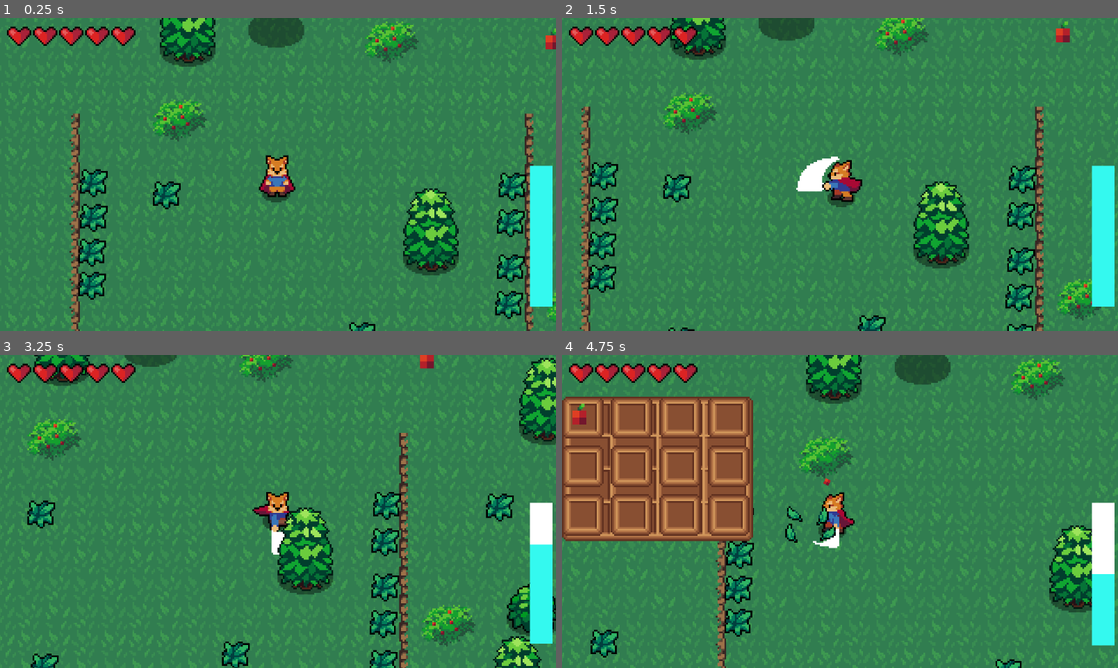
Above: before the commit, frames 1-4 (two rows, left to right).
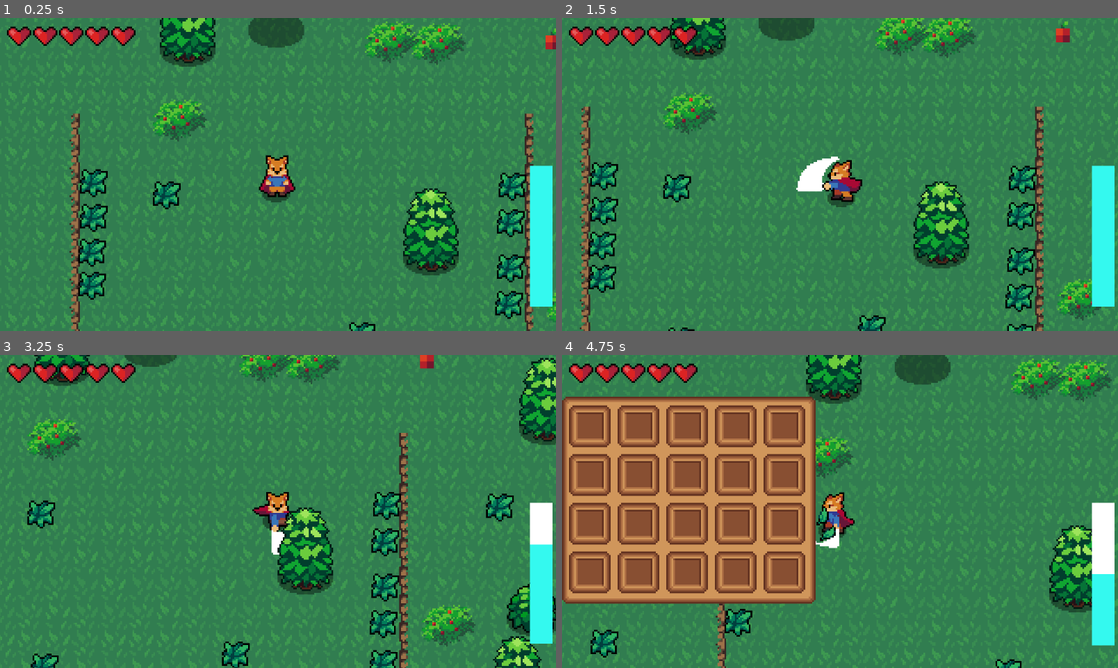
Above: after the commit, the same moments.

Repository: KimmelDevs/Stones
Game: Godot game, scene res://World/world.tscn
Same seed, same stepped clock (60 frames per second), same inputs: the game is played once before the commit and once after it.
Inputs (mouse positions are in pixels of both pictures, inside the frame that each line leads up to):
- Up to frame 1 (0.25 s): no input
- Up to frame 2 (1.5 s): tap Enter at 0.5 s; move the mouse to (962, 158) at 0.52 s; hold D (move_right) 0.53-1.28 s; tap E (Pick) at 0.6 s; click (962, 158) at 0.8 s; move the mouse to (728, 190) at 1.27 s; hold S (move_down) from 1.28 s (still down); click (728, 190) at 1.35 s
- Up to frame 3 (3.25 s): tap Space (roll) at 1.55, 2.1 s; move the mouse to (333, 442) at 2.02 s; release S (move_down) at 2.03 s; hold D (move_right) 2.03-2.78 s; tap E (Pick) at 2.3 s; move the mouse to (250, 574) at 2.77 s; hold W (move_up) from 2.78 s (still down); tap H (Hide) at 2.85 s; click (250, 574) at 3.05 s
- Up to frame 4 (4.75 s): move the mouse to (1006, 558) at 3.52 s; release W (move_up) at 3.53 s; hold A (move_left) from 3.53 s (still down); tap E (Pick) at 3.6, 4.55 s; tap Space (roll) at 3.8 s; tap I (Inventory) at 4.15 s; move the mouse to (673, 464) at 4.27 s; click (673, 464) at 4.35 s

The runs differ from the first frame. In frame 1, 0.7% of the frame differs, in the area x 74-84%, y 1-16%; in frame 2, 0.7%; in frame 3, 0.5%; in frame 4, 24%, in the area x 0-99%, y 1-80%.

Commit message:
fixed bush prioritization

Diff:
--- a/Effects/bat_death.gd
+++ b/Effects/bat_death.gd
@@ -1,7 +1,21 @@
 extends Node2D
+
+@onready var drop_wings_scene = preload("res://Enemies/EnemyDrops/bat_wings.tscn")
+@onready var drop_head_scene = preload("res://Enemies/EnemyDrops/bat_head.tscn")
 
 func _ready() -> void:
 	$AnimatedSprite2D.play("Animate")
 
 func _on_animated_sprite_2d_animation_finished() -> void:
+	# Spawn bat wings
+	var wings_instance = drop_wings_scene.instantiate()
+	wings_instance.global_position = global_position
+	get_parent().add_child(wings_instance)
+
+	# Spawn bat head
+	var head_instance = drop_head_scene.instantiate()
+	head_instance.global_position = global_position
+	get_parent().add_child(head_instance)
+
+	# Remove this node
 	queue_free()
--- /dev/null
+++ b/Enemies/EnemyDrops/BatHead.tres
@@ -0,0 +1,10 @@
+[gd_resource type="Resource" script_class="InvItem" load_steps=3 format=3 uid="uid://3ksal4dwua65"]
+
+[ext_resource type="Script" uid="uid://uwnnphlcerum" path="res://Inventory/inventoryItem.gd" id="1_hb7oy"]
+[ext_resource type="Texture2D" uid="uid://5vern3glw231" path="res://Inventory/textures/batHead.png" id="2_hn2fn"]
+
+[resource]
+script = ExtResource("1_hb7oy")
+name = "Bat Head"
+texture = ExtResource("2_hn2fn")
+metadata/_custom_type_script = "uid://uwnnphlcerum"
--- /dev/null
+++ b/Enemies/EnemyDrops/BatWings.tres
@@ -0,0 +1,10 @@
+[gd_resource type="Resource" script_class="InvItem" load_steps=3 format=3 uid="uid://d1wrka4hm04j"]
+
+[ext_resource type="Script" uid="uid://uwnnphlcerum" path="res://Inventory/inventoryItem.gd" id="1_54ruh"]
+[ext_resource type="Texture2D" uid="uid://w3qvrn4m8ygt" path="res://Inventory/textures/BatWings.png" id="2_lkodr"]
+
+[resource]
+script = ExtResource("1_54ruh")
+name = "Bat Wings"
+texture = ExtResource("2_lkodr")
+metadata/_custom_type_script = "uid://uwnnphlcerum"
--- /dev/null
+++ b/Enemies/EnemyDrops/bat_head.tscn
@@ -0,0 +1,24 @@
+[gd_scene load_steps=5 format=3 uid="uid://cwe4a4dqm40ik"]
+
+[ext_resource type="Script" uid="uid://bl2d7842bmcua" path="res://Collectables.gd" id="1_4ph2y"]
+[ext_resource type="Resource" uid="uid://3ksal4dwua65" path="res://Enemies/EnemyDrops/BatHead.tres" id="2_woak2"]
+[ext_resource type="Texture2D" uid="uid://5vern3glw231" path="res://Inventory/textures/batHead.png" id="3_4ph2y"]
+
+[sub_resource type="CircleShape2D" id="CircleShape2D_gtoj2"]
+radius = 14.0357
+
+[node name="BatHead" type="StaticBody2D"]
+script = ExtResource("1_4ph2y")
+item = ExtResource("2_woak2")
+
+[node name="Sprite2D" type="Sprite2D" parent="."]
+texture = ExtResource("3_4ph2y")
+
+[node name="interactable_area" type="Area2D" parent="."]
+collision_mask = 66
+
+[node name="CollisionShape2D" type="CollisionShape2D" parent="interactable_area"]
+position = Vector2(1, 1)
+shape = SubResource("CircleShape2D_gtoj2")
+
+[connection signal="body_entered" from="interactable_area" to="." method="_on_interactable_area_body_entered"]
--- /dev/null
+++ b/Enemies/EnemyDrops/bat_wings.tscn
@@ -0,0 +1,24 @@
+[gd_scene load_steps=5 format=3 uid="uid://kj1fghk60err"]
+
+[ext_resource type="Script" uid="uid://bl2d7842bmcua" path="res://Collectables.gd" id="1_1w30g"]
+[ext_resource type="Resource" uid="uid://d1wrka4hm04j" path="res://Enemies/EnemyDrops/BatWings.tres" id="2_dmkvs"]
+[ext_resource type="Texture2D" uid="uid://w3qvrn4m8ygt" path="res://Inventory/textures/BatWings.png" id="3_umhva"]
+
+[sub_resource type="CircleShape2D" id="CircleShape2D_dmkvs"]
+radius = 14.0357
+
+[node name="BatWings" type="StaticBody2D"]
+script = ExtResource("1_1w30g")
+item = ExtResource("2_dmkvs")
+
+[node name="Sprite2D" type="Sprite2D" parent="."]
+texture = ExtResource("3_umhva")
+
+[node name="interactable_area" type="Area2D" parent="."]
+collision_mask = 66
+
+[node name="CollisionShape2D" type="CollisionShape2D" parent="interactable_area"]
+position = Vector2(1, 1)
+shape = SubResource("CircleShape2D_dmkvs")
+
+[connection signal="body_entered" from="interactable_area" to="." method="_on_interactable_area_body_entered"]
--- a/Inventory/inv_ui.tscn
+++ b/Inventory/inv_ui.tscn
@@ -14,8 +14,8 @@
 
 [node name="NinePatchRect" type="NinePatchRect" parent="."]
 layout_mode = 0
-offset_right = 110.0
-offset_bottom = 83.0
+offset_right = 146.0
+offset_bottom = 119.0
 texture = ExtResource("2_ltxgc")
 patch_margin_left = 6
 patch_margin_top = 6
@@ -24,9 +24,11 @@
 
 [node name="GridContainer" type="GridContainer" parent="NinePatchRect"]
 layout_mode = 0
-offset_right = 108.0
-offset_bottom = 80.0
-columns = 4
+offset_left = 4.0
+offset_top = 5.0
+offset_right = 140.0
+offset_bottom = 113.0
+columns = 5
 
 [node name="Inv_UI_Slot1" parent="NinePatchRect/GridContainer" instance=ExtResource("2_actet")]
 layout_mode = 2
@@ -63,3 +65,27 @@
 
 [node name="Inv_UI_Slot12" parent="NinePatchRect/GridContainer" instance=ExtResource("2_actet")]
 layout_mode = 2
+
+[node name="Inv_UI_Slot13" parent="NinePatchRect/GridContainer" instance=ExtResource("2_actet")]
+layout_mode = 2
+
+[node name="Inv_UI_Slot14" parent="NinePatchRect/GridContainer" instance=ExtResource("2_actet")]
+layout_mode = 2
+
+[node name="Inv_UI_Slot15" parent="NinePatchRect/GridContainer" instance=ExtResource("2_actet")]
+layout_mode = 2
+
+[node name="Inv_UI_Slot16" parent="NinePatchRect/GridContainer" instance=ExtResource("2_actet")]
+layout_mode = 2
+
+[node name="Inv_UI_Slot17" parent="NinePatchRect/GridContainer" instance=ExtResource("2_actet")]
+layout_mode = 2
+
+[node name="Inv_UI_Slot18" parent="NinePatchRect/GridContainer" instance=ExtResource("2_actet")]
+layout_mode = 2
+
+[node name="Inv_UI_Slot19" parent="NinePatchRect/GridContainer" instance=ExtResource("2_actet")]
+layout_mode = 2
+
+[node name="Inv_UI_Slot20" parent="NinePatchRect/GridContainer" instance=ExtResource("2_actet")]
+layout_mode = 2
--- a/Inventory/inv_ui_slot.tscn
+++ b/Inventory/inv_ui_slot.tscn
@@ -25,7 +25,6 @@
 layout_mode = 2
 
 [node name="ItemDisplay" type="Sprite2D" parent="CenterContainer/Panel"]
-offset = Vector2(-4, -5)
 
 [node name="Label" type="Label" parent="CenterContainer/Panel"]
 layout_mode = 0
--- a/Inventory/playerinventory.tres
+++ b/Inventory/playerinventory.tres
@@ -63,7 +63,52 @@
 amount = 0
 metadata/_custom_type_script = "uid://dbkh5tlw3gq8c"
 
+[sub_resource type="Resource" id="Resource_7uf4i"]
+script = ExtResource("2_7uf4i")
+amount = 0
+metadata/_custom_type_script = "uid://dbkh5tlw3gq8c"
+
+[sub_resource type="Resource" id="Resource_otoat"]
+script = ExtResource("2_7uf4i")
+amount = 0
+metadata/_custom_type_script = "uid://dbkh5tlw3gq8c"
+
+[sub_resource type="Resource" id="Resource_ka4bu"]
+script = ExtResource("2_7uf4i")
+amount = 0
+metadata/_custom_type_script = "uid://dbkh5tlw3gq8c"
+
+[sub_resource type="Resource" id="Resource_ko313"]
+script = ExtResource("2_7uf4i")
+amount = 0
+metadata/_custom_type_script = "uid://dbkh5tlw3gq8c"
+
+[sub_resource type="Resource" id="Resource_qqc7r"]
+script = ExtResource("2_7uf4i")
+amount = 0
+metadata/_custom_type_script = "uid://dbkh5tlw3gq8c"
+
+[sub_resource type="Resource" id="Resource_l52to"]
+script = ExtResource("2_7uf4i")
+amount = 0
+metadata/_custom_type_script = "uid://dbkh5tlw3gq8c"
+
+[sub_resource type="Resource" id="Resource_h6vf5"]
+script = ExtResource("2_7uf4i")
+amount = 0
+metadata/_custom_type_script = "uid://dbkh5tlw3gq8c"
+
+[sub_resource type="Resource" id="Resource_ikpd5"]
+script = ExtResource("2_7uf4i")
+amount = 0
+metadata/_custom_type_script = "uid://dbkh5tlw3gq8c"
+
+[sub_resource type="Resource" id="Resource_0ao2e"]
+script = ExtResource("2_7uf4i")
+amount = 0
+metadata/_custom_type_script = "uid://dbkh5tlw3gq8c"
+
 [resource]
 script = ExtResource("3_wq1fa")
-slots = Array[ExtResource("2_7uf4i")]([SubResource("Resource …(309 unchanged characters)… e_cmtkm"), SubResource("Resource_1sk44")])
+slots = Array[ExtResource("2_7uf4i")]([SubResource("Resource …(309 unchanged characters)… e_cmtkm"), SubResource("Resource_1sk44"), SubResource("Resource_7uf4i"), SubResource("Resource_otoat"), SubResource("Resource_ka4bu"), SubResource("Resource_ko313"), SubResource("Resource_qqc7r"), SubResource("Resource_l52to"), SubResource("Resource_h6vf5"), SubResource("Resource_ikpd5"), SubResource("Resource_0ao2e")])
 metadata/_custom_type_script = "uid://bf38umhy5vg6f"
--- a/Player/player.gd
+++ b/Player/player.gd
@@ -4,10 +4,8 @@
 @export var SPEED: float = 100.0
 @export var ROLL_SPEED: float = 200.0
 @export var ROLL_DURATION: float = 0.5
-@export var ATTACK_DURATION: float = 0.4 # Attack time in seconds
-
+@export var ATTACK_DURATION: float = 0.4
 @export var Inv: Inv
-
 
 # --- State Variables ---
 var last_direction := "down"
@@ -28,11 +26,6 @@
 func _ready():
 	stats.connect("no_health", Callable(self, "queue_free"))
 
-	if not animation_player:
-		push_error("No AnimationPlayer node found at $AnimationPlayer")
-	if not sword_hitbox:
-		push_error("No HitBox node found at $Marker2D/HitBox")
-
 func _physics_process(delta: float) -> void:
 	# --- Handle attack duration ---
 	if is_attacking:
@@ -41,12 +34,18 @@
 			is_attacking = false
 			can_move = true
 			play_idle_animation()
-		return # Stop everything else while attacking
+		return
 
 	# --- Attack Input ---
 	if Input.is_action_just_pressed("attack") and not is_attacking and not is_rolling:
 		start_attack()
 		return
+
+	# --- Pick Input ---
+	if Input.is_action_just_pressed("Pick"):
+		var nearest = get_nearest_bush()
+		if nearest:
+			nearest.drop_berry(self)
 
 	# --- Movement Input ---
 	var input_vector := Vector2.ZERO
@@ -92,6 +91,23 @@
 	else:
 		play_idle_animation()
 
+# --- Get nearest bush (only with berries) ---
+func get_nearest_bush() -> Node:
+	var bushes = get_tree().get_nodes_in_group("berry_bush")
+	var nearest_bush = null
+	var nearest_dist = INF
+	var pick_range = 32 # Max distance to pick
+
+	for bush in bushes:
+		if bush.state != "berries": # Skip bushes with no berries
+			continue
+		var dist = bush.global_position.distance_to(global_position)
+		if dist < nearest_dist and dist <= pick_range:
+			nearest_bush = bush
+			nearest_dist = dist
+
+	return nearest_bush
+
 # --- Start a Roll ---
 func start_roll(input_vector: Vector2) -> void:
 	is_rolling = true
@@ -107,7 +123,6 @@
 			"up":    roll_direction = Vector2.UP
 			"down":  roll_direction = Vector2.DOWN
 
-	# Update last_direction for animations
 	if roll_direction.x > 0:
 		last_direction = "right"
 	elif roll_direction.x < 0:
@@ -117,12 +132,9 @@
 	elif roll_direction.y > 0:
 		last_direction = "down"
 
-	# Play roll animation
 	var anim_name = "roll_" + last_direction
 	if animation_player.has_animation(anim_name):
 		animation_player.play(anim_name)
-	else:
-		print("Missing roll animation:", anim_name)
 
 # --- Start an Attack ---
 func start_attack() -> void:
@@ -130,7 +142,6 @@
 	can_move = false
 	attack_timer = ATTACK_DURATION
 
-	# Aim based on mouse position
 	var mouse_pos = get_global_mouse_position()
 	var dir_vector = (mouse_pos - global_position).normalized()
 
@@ -139,15 +150,11 @@
 	else:
 		last_direction = "down" if dir_vector.y > 0 else "up"
 
-	# Apply knockback direction to sword hitbox
 	sword_hitbox.knockback_vector = dir_vector
 
-	# Play attack animation
 	var anim_name = "attack_" + last_direction
 	if animation_player.has_animation(anim_name):
 		animation_player.play(anim_name)
-	else:
-		print("Missing attack animation:", anim_name)
 
 # --- Play Idle Animation ---
 func play_idle_animation() -> void:
@@ -163,7 +170,6 @@
 	hurtbox.start_invisibility(2)
 	hurtbox.create_hit_effect()
 
-# --- Player Marker Function ---
 func player():
 	pass
 
--- a/World/berry_bush.gd
+++ b/World/berry_bush.gd
@@ -1,53 +1,36 @@
 extends StaticBody2D
 
 var state = "berries"
-var player_in_area = false
-var player: Node = null
+@export var item: InvItem
 
 @onready var timer = $Growth_timer
 @onready var sprite = $AnimatedSprite2D
 @onready var berry_scene = preload("res://World/scenes/berry.tscn")
-@export var item: InvItem
 
 func _ready():
+	add_to_group("berry_bush")
 	if state == "no berries":
 		timer.start()
 
 func _process(delta):
 	if state == "no berries":
 		sprite.play("NoBerries")
-	elif state == "berries":
+	else:
 		sprite.play("Berries")
-		if player_in_area and Input.is_action_just_pressed("Pick"):
-			state = "no berries"
-			timer.start()
-			print("pick")
-			drop_berry()
 
-func _on_pickable_area_body_entered(body: Node2D) -> void:
-	if body.has_method("player"):
-		player_in_area = true
-		player = body  # store the reference to the player
+func drop_berry(player: Node):
+	if state != "berries":
+		return
+	state = "no berries"
+	timer.start()
 
-func _on_pickable_area_body_exited(body: Node2D) -> void:
-	if body.has_method("player"):
-		player_in_area = false
-		player = null  # clear reference when player leaves
-
-func drop_berry():
 	var berry_instance = berry_scene.instantiate()
 	berry_instance.global_position = $Marker2D.global_position
-	berry_instance.z_index = 1  # make sure bush has z_index 0
+	berry_instance.z_index = 1
 	get_parent().add_child(berry_instance)
-	print("dropped")
 
-	# Give berry to the player if possible
 	if player != null and player.has_method("collect"):
 		player.collect(item)
 
-	# Wait before regrowing berries
 	await get_tree().create_timer(260).timeout
-	_on_growth_timer_timeout()
-
-func _on_growth_timer_timeout() -> void:
 	state = "berries"
--- a/World/scenes/berry_bush.tscn
+++ b/World/scenes/berry_bush.tscn
@@ -36,7 +36,6 @@
 item = ExtResource("2_rabx2")
 
 [node name="CollisionShape2D" type="CollisionShape2D" parent="."]
-visible = false
 position = Vector2(-2, 2)
 rotation = 1.5708
 shape = SubResource("CapsuleShape2D_r4pop")
@@ -46,11 +45,9 @@
 animation = &"Berries"
 
 [node name="PickableArea" type="Area2D" parent="."]
-visible = false
 collision_mask = 18
 
 [node name="CollisionShape2D" type="CollisionShape2D" parent="PickableArea"]
-visible = false
 shape = SubResource("CircleShape2D_od2e6")
 
 [node name="Growth_timer" type="Timer" parent="."]
--- a/World/scenes/stick_collectable.tscn
+++ b/World/scenes/stick_collectable.tscn
@@ -1,6 +1,6 @@
 [gd_scene load_steps=5 format=3 uid="uid://cvqsuigp5o81r"]
 
-[ext_resource type="Script" uid="uid://bl2d7842bmcua" path="res://stick_collectable.gd" id="1_epkkg"]
+[ext_resource type="Script" uid="uid://bl2d7842bmcua" path="res://Collectables.gd" id="1_epkkg"]
 [ext_resource type="Texture2D" uid="uid://djx45s8lhu2tm" path="res://Inventory/textures/berrytexture.png" id="2_6l21q"]
 [ext_resource type="Resource" uid="uid://dyx2v1f7d25vj" path="res://Inventory/Items/Stick.tres" id="2_pdddx"]
 
--- a/World/world.tscn
+++ b/World/world.tscn
@@ -1679,6 +1679,9 @@
 [node name="BerryBush4" parent="Ysort/BerryBush" instance=ExtResource("16_oeat8")]
 position = Vector2(272, -9)
 
+[node name="BerryBush6" parent="Ysort/BerryBush" instance=ExtResource("16_oeat8")]
+position = Vector2(299, -8)
+
 [node name="CanvasLayer" type="CanvasLayer" parent="."]
 
 [node name="HealthUI" parent="CanvasLayer" instance=ExtResource("14_awrha")]
Renamed: stick_collectable.gd -> Collectables.gd
Renamed: stick_collectable.gd.uid -> Collectables.gd.uid
Binary file changed: Inventory/brown panel.png
Not shown: 1 places in Inventory/playerinventory.tres that only renumber resources
Binary file added: Inventory/textures/BatWings.png
Not shown, added: Inventory/textures/BatWings.png.import
Binary file added: Inventory/textures/batHead.png
Not shown, added: Inventory/textures/batHead.png.import
